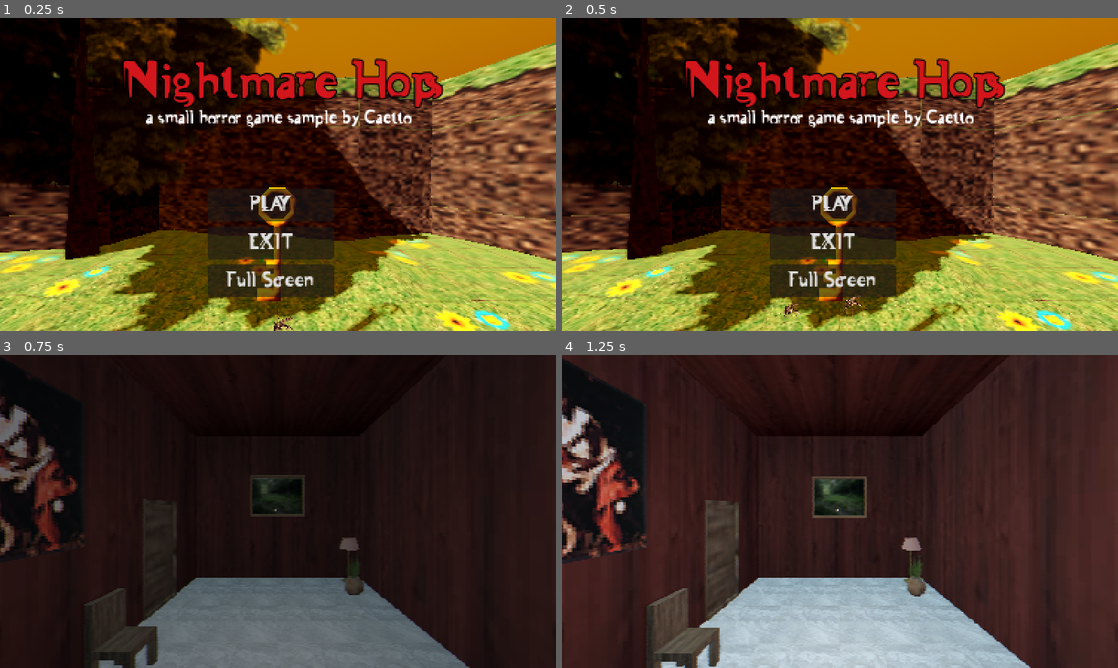
Above: before the commit, frames 1-4 (two rows, left to right).
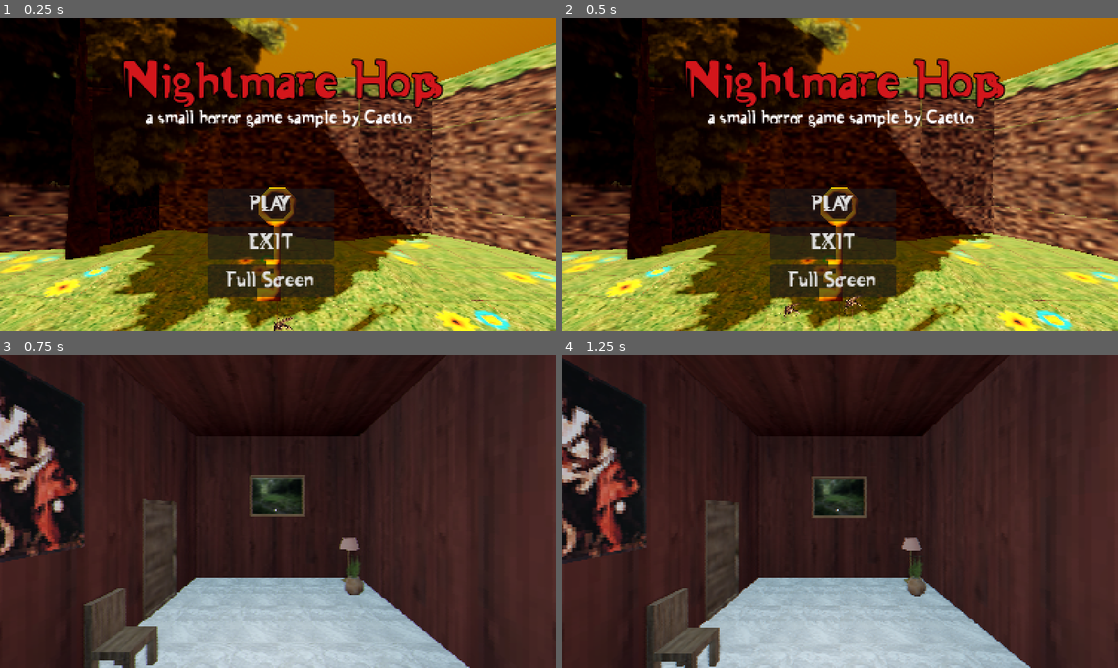
Above: after the commit, the same moments.

Repository: CaettoGattowski/Horror_Indie_Game_Sample
Game: Godot game, scene res://main_menu.tscn
Same seed, same stepped clock (60 frames per second), same inputs: the game is played once before the commit and once after it.
Inputs:
- Up to frame 1 (0.25 s): no input
- Up to frame 2 (0.5 s): no input
- Up to frame 3 (0.75 s): click "PLAY" at 0.5 s
- Up to frame 4 (1.25 s): no input

Frames 1-2 are identical in both runs. In frame 3, 53% of the frame differs, in the area x 0-100%, y 0-100%; in frame 4, nothing differs.

Commit message:
Imported Project

Diff:
--- a/Indie_Horror_Game_Sample/Player/player.gd
+++ b/Indie_Horror_Game_Sample/Player/player.gd
@@ -28,116 +28,116 @@
 
 var canMove = true
 func _ready():
-    Input.set_mouse_mode(Input.MOUSE_MODE_CAPTURED)
-    $MeshInstance3D.visible = false
+	Input.set_mouse_mode(Input.MOUSE_MODE_CAPTURED)
+	$MeshInstance3D.visible = false
 
 func _input(event):
-    #Move camera
-    if event is InputEventMouseMotion:
-        rotate_y(deg_to_rad(-event.relative.x * mouse_sens))
-        camera_3d.rotate_x(deg_to_rad(-event.relative.y * mouse_sens))
-        camera_3d.rotation.x = clamp(camera_3d.rotation.x, deg_to_rad(-89), deg_to_rad(89))
-    if Input.is_action_just_pressed("run"):
-        isRunning = true
-    if Input.is_action_just_released("run"):
-        isRunning = false
+	#Move camera
+	if event is InputEventMouseMotion:
+		rotate_y(deg_to_rad(-event.relative.x * mouse_sens))
+		camera_3d.rotate_x(deg_to_rad(-event.relative.y * mouse_sens))
+		camera_3d.rotation.x = clamp(camera_3d.rotation.x, deg_to_rad(-89), deg_to_rad(89))
+	if Input.is_action_just_pressed("run"):
+		isRunning = true
+	if Input.is_action_just_released("run"):
+		isRunning = false
 
-    if Input.is_action_just_pressed("interact"):
-        var interacted = interact_cast.get_collider()
-        if interacted != null and interacted.is_in_group("Interactable") and interacted.has_method("action_use"):
-            interacted.action_use()
+	if Input.is_action_just_pressed("interact"):
+		var interacted = interact_cast.get_collider()
+		if interacted != null and interacted.is_in_group("Interactable") and interacted.has_method("action_use"):
+			interacted.action_use()
 
 
 func _process(delta):
-    if direction != null:
-        process_camBob(delta)
+	if direction != null:
+		process_camBob(delta)
 
-    if floorcast.is_colliding():
-        var walkingTerrain = floorcast.get_collider().get_parent()
-        if walkingTerrain != null and walkingTerrain.get_groups().size() > 0:
-            var terraingroup = walkingTerrain.get_groups()[0]
-            processGroundSounds(terraingroup)
-    prompInteractables()
+	if floorcast.is_colliding():
+		var walkingTerrain = floorcast.get_collider().get_parent()
+		if walkingTerrain != null and walkingTerrain.get_groups().size() > 0:
+			var terraingroup = walkingTerrain.get_groups()[0]
+			processGroundSounds(terraingroup)
+	prompInteractables()
 
 func prompInteractables():
-    if interact_cast.is_colliding():
-        if is_instance_valid(interact_cast.get_collider()):
-            if interact_cast.get_collider().is_in_group("Interactable"):
-                interact_label.text = interact_cast.get_collider().type
-                interact_label.visible = true
-                crosshair.hide()
-            else:
-                interact_label.visible = false
-                crosshair.show()
+	if interact_cast.is_colliding():
+		if is_instance_valid(interact_cast.get_collider()):
+			if interact_cast.get_collider().is_in_group("Interactable"):
+				interact_label.text = interact_cast.get_collider().type
+				interact_label.visible = true
+				crosshair.hide()
+			else:
+				interact_label.visible = false
+				crosshair.show()
 
-    else:
-        interact_label.visible = false
-        crosshair.show()
+	else:
+		interact_label.visible = false
+		crosshair.show()
 
 
 func processGroundSounds(group : String):
-    #Read state machine in the case that you also want the player to play sounds faster or slower
-    #Depending on if the player is running or crouching
-    if isRunning:
-        playFootstep = 2
-    else:
-        playFootstep = 4
+	#Read state machine in the case that you also want the player to play sounds faster or slower
+	#Depending on if the player is running or crouching
+	if isRunning:
+		playFootstep = 2
+	else:
+		playFootstep = 4
 
 
-    if (int(velocity.x) != 0) || int(velocity.z) != 0:
-        distanceFootstep+=.1
+	if (int(velocity.x) != 0) || int(velocity.z) != 0:
+		distanceFootstep+=.1
 
-    if distanceFootstep > playFootstep and is_on_floor():
-        match group:
-            "WoodTerrain":
-                player_footstep_sound.stream = load("res://Player/SoundsFootsteps/wood/1.ogg")
-            "Grass":
-                player_footstep_sound.stream = load("res://Player/SoundsFootsteps/grass/1.ogg")
+	if distanceFootstep > playFootstep and is_on_floor():
+		match group:
+			"WoodTerrain":
+				player_footstep_sound.stream = load("res://Player/SoundsFootsteps/wood/1.ogg")
+			"Grass":
+				player_footstep_sound.stream = load("res://Player/SoundsFootsteps/grass/1.ogg")
 
-        player_footstep_sound.pitch_scale = randf_range(.8,1.2)
-        player_footstep_sound.play()
-        distanceFootstep = 0.0
+		player_footstep_sound.pitch_scale = randf_range(.8,1.2)
+		player_footstep_sound.play()
+		distanceFootstep = 0.0
 
 func _physics_process(delta):
-    if canMove:
-        process_movement(delta)
+	if canMove:
+		process_movement(delta)
 
 #Process movement
 func process_movement(delta):
-    direction = Vector3.ZERO
+	direction = Vector3.ZERO
 
-    var h_rot = global_transform.basis.get_euler().y
+	var h_rot = global_transform.basis.get_euler().y
 
-    direction.x = -Input.get_action_strength("ui_left")+Input.get_action_strength("ui_right")
-    direction.z = -Input.get_action_strength("ui_up")+Input.get_action_strength("ui_down")
-    direction = Vector3(direction.x,0,direction.z).rotated(Vector3.UP,h_rot).normalized()
+	direction.x = -Input.get_action_strength("ui_left")+Input.get_action_strength("ui_right")
+	direction.z = -Input.get_action_strength("ui_up")+Input.get_action_strength("ui_down")
+	direction = Vector3(direction.x,0,direction.z).rotated(Vector3.UP,h_rot).normalized()
 
-    var actualSpeed = speed if !isRunning else speed*2
-    velocity.x = direction.x * actualSpeed
-    velocity.z = direction.z * actualSpeed
+	var actualSpeed = speed if !isRunning else speed*2
+	velocity.x = direction.x * actualSpeed
+	velocity.z = direction.z * actualSpeed
 
-    if Input.is_action_just_pressed("jump") and is_on_floor():
-        velocity.y += jump
-    if !is_on_floor():
-        velocity.y -= GRAVITY
+	if Input.is_action_just_pressed("jump") and is_on_floor():
+		velocity.y += jump
+	if !is_on_floor():
+		velocity.y -= GRAVITY
 
-    move_and_slide()
+	move_and_slide()
 
 #Camera movement
 func process_camBob(delta):
-    _delta += delta
+	_delta += delta
 
-    var cam_bob #Speed
-    var objCam #How much up or down the camera moves
+	var cam_bob #Speed
+	var objCam #How much up or down the camera moves
 
-    if isRunning:
-        cam_bob = floor(abs(direction.z) + abs(direction.x)) * _delta * camBobSpeed * 1.5
-        objCam = origCamPos + Vector3.UP * sin(cam_bob) * camBobUpDown
-    elif direction != Vector3.ZERO: #THE PLAYER IS MOVING
-        cam_bob = floor(abs(direction.z) + abs(direction.x)) * _delta * camBobSpeed
-        objCam = origCamPos + Vector3.UP * sin(cam_bob) * camBobUpDown
-    else: #THE PLAYER IS NOT MOVING
-        cam_bob = floor(abs(1) + abs(1)) * _delta * .6
-        objCam = origCamPos + Vector3.UP * sin(cam_bob) * camBobUpDown * .1
+	if isRunning:
+		cam_bob = floor(abs(direction.z) + abs(direction.x)) * _delta * camBobSpeed * 1.5
+		objCam = origCamPos + Vector3.UP * sin(cam_bob) * camBobUpDown
+	elif direction != Vector3.ZERO: #THE PLAYER IS MOVING
+		cam_bob = floor(abs(direction.z) + abs(direction.x)) * _delta * camBobSpeed
+		objCam = origCamPos + Vector3.UP * sin(cam_bob) * camBobUpDown
+	else: #THE PLAYER IS NOT MOVING
+		cam_bob = floor(abs(1) + abs(1)) * _delta * .6
+		objCam = origCamPos + Vector3.UP * sin(cam_bob) * camBobUpDown * .1
 
-    camera_3d.position = camera_3d.position.lerp(objCam,delta)
+	camera_3d.position = camera_3d.position.lerp(objCam,delta)
--- a/Indie_Horror_Game_Sample/Player/player.tscn
+++ b/Indie_Horror_Game_Sample/Player/player.tscn
@@ -51,35 +51,35 @@
 
 [sub_resource type="AnimationLibrary" id="AnimationLibrary_vsidh"]
 _data = {
-"RESET": SubResource("Animation_4lx15"),
-"fade_in": SubResource("Animation_lfpth")
+&"RESET": SubResource("Animation_4lx15"),
+&"fade_in": SubResource("Animation_lfpth")
 }
 
-[node name="Player" type="CharacterBody3D" groups=["Player"]]
+[node name="Player" type="CharacterBody3D" unique_id=743768546 groups=["Player"]]
 transform = Transform3D(1, 0, 0, 0, 1, 0, 0, 0, 1, 0, 1, 0)
 script = ExtResource("1_tylyr")
 
-[node name="CollisionShape3D" type="CollisionShape3D" parent="."]
+[node name="CollisionShape3D" type="CollisionShape3D" parent="." unique_id=285372034]
 shape = SubResource("CapsuleShape3D_ax68q")
 
-[node name="Camera3D" type="Camera3D" parent="."]
+[node name="Camera3D" type="Camera3D" parent="." unique_id=787742808]
 transform = Transform3D(1, 0, 0, 0, 1, 0, 0, 0, 1, 0, 0.8, 0)
 current = true
 
-[node name="InteractRayCast" type="RayCast3D" parent="Camera3D"]
+[node name="InteractRayCast" type="RayCast3D" parent="Camera3D" unique_id=294027967]
 target_position = Vector3(0, 0, -5)
 collide_with_areas = true
 
-[node name="MeshInstance3D" type="MeshInstance3D" parent="."]
+[node name="MeshInstance3D" type="MeshInstance3D" parent="." unique_id=1105442656]
 cast_shadow = 0
 mesh = SubResource("CapsuleMesh_803jg")
 
-[node name="FloorDetectRayCast" type="RayCast3D" parent="."]
+[node name="FloorDetectRayCast" type="RayCast3D" parent="." unique_id=964063683]
 transform = Transform3D(1, 0, 0, 0, 1, 0, 0, 0, 1, 0, -0.5, 0)
 
-[node name="PlayerFootstepSound" type="AudioStreamPlayer" parent="."]
+[node name="PlayerFootstepSound" type="AudioStreamPlayer" parent="." unique_id=1904611325]
 
-[node name="InteractLabel" type="Label" parent="."]
+[node name="InteractLabel" type="Label" parent="." unique_id=1396220082]
 anchors_preset = 8
 anchor_left = 0.5
 anchor_top = 0.5
@@ -94,10 +94,10 @@
 text = "Interact"
 label_settings = SubResource("LabelSettings_e4dme")
 
-[node name="Crosshair" type="Polygon2D" parent="."]
+[node name="Crosshair" type="Polygon2D" parent="." unique_id=1146210045]
 polygon = PackedVector2Array(211, 119, 212, 118, 213, 119, 212, 120)
 
-[node name="ShaderVHS" type="ColorRect" parent="."]
+[node name="ShaderVHS" type="ColorRect" parent="." unique_id=1538632903]
 material = SubResource("ShaderMaterial_543on")
 anchors_preset = 15
 anchor_right = 1.0
@@ -107,7 +107,8 @@
 mouse_filter = 2
 color = Color(0, 0, 0, 1)
 
-[node name="Fade_in" type="ColorRect" parent="."]
+[node name="Fade_in" type="ColorRect" parent="." unique_id=1733122735]
+visible = false
 anchors_preset = 15
 anchor_right = 1.0
 anchor_bottom = 1.0
@@ -116,8 +117,6 @@
 mouse_filter = 2
 color = Color(0, 0, 0, 1)
 
-[node name="AnimationPlayer" type="AnimationPlayer" parent="."]
-autoplay = "fade_in"
-libraries = {
-"": SubResource("AnimationLibrary_vsidh")
-}
+[node name="AnimationPlayer" type="AnimationPlayer" parent="." unique_id=1320478694]
+libraries/ = SubResource("AnimationLibrary_vsidh")
+autoplay = &"fade_in"
--- a/Indie_Horror_Game_Sample/project.godot
+++ b/Indie_Horror_Game_Sample/project.godot
@@ -8,11 +8,15 @@
 
 config_version=5
 
+[animation]
+
+compatibility/default_parent_skeleton_in_mesh_instance_3d=true
+
 [application]
 
 config/name="MyFirstHorrorIndieGame"
 run/main_scene="res://main_menu.tscn"
-config/features=PackedStringArray("4.5", "Forward Plus")
+config/features=PackedStringArray("4.6", "Forward Plus")
 config/icon="res://icon.svg"
 
 [autoload]
Not shown, changed: Indie_Horror_Game_Sample/ASMAN.TTF.import
Not shown, changed: Indie_Horror_Game_Sample/Assets/Landscape/LandscapeModel.gltf.import
Not shown, changed: Indie_Horror_Game_Sample/Assets/Landscape/LandscapeModel_Trimsheet_1.png.import
Not shown, changed: Indie_Horror_Game_Sample/Assets/Landscape/mountain.gltf.import
Not shown, changed: Indie_Horror_Game_Sample/Assets/Landscape/mountain_Trimsheet_1.png.import
Not shown, changed: Indie_Horror_Game_Sample/Assets/Materials/Textures/floor_marble.png.import
Not shown, changed: Indie_Horror_Game_Sample/Assets/Materials/Textures/wood.png.import
Not shown, changed: Indie_Horror_Game_Sample/Assets/MyModels/PS1Models/ps1modelspack1-ff2608b618571956da6e58b5e27ba66c_Al (1).png.import
Not shown, changed: Indie_Horror_Game_Sample/Assets/MyModels/PS1Models/ps1modelspack1-ff2608b618571956da6e58b5e27ba66c_Al (1)_131.png.import
Not shown, changed: Indie_Horror_Game_Sample/Assets/MyModels/PS1Models/ps1modelspack1-ff2608b618571956da6e58b5e27ba66c_Al (2).png.import
Not shown, changed: Indie_Horror_Game_Sample/Assets/MyModels/PS1Models/ps1modelspack1-ff2608b618571956da6e58b5e27ba66c_Al (2)_134.png.import
Not shown, changed: Indie_Horror_Game_Sample/Assets/MyModels/PS1Models/ps1modelspack1-ff2608b618571956da6e58b5e27ba66c_Ar2.png.import
(and 256 more such lines)
